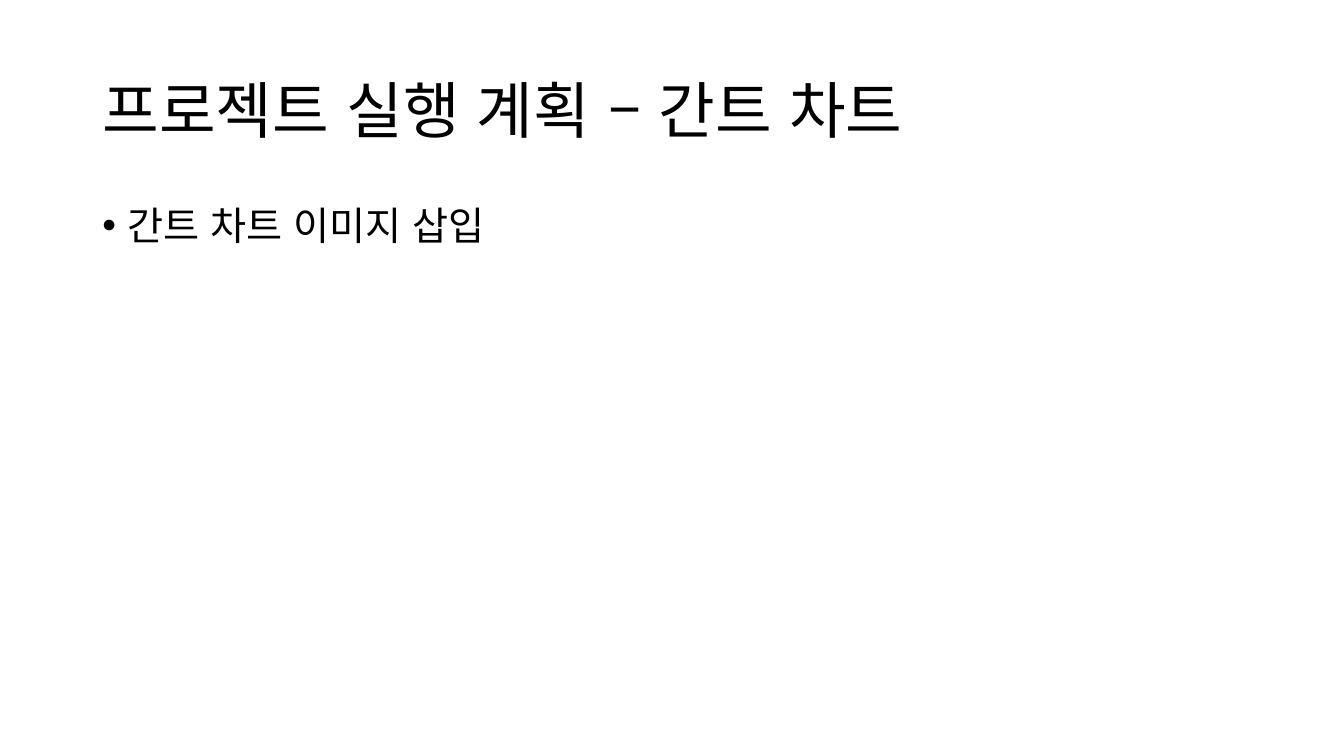
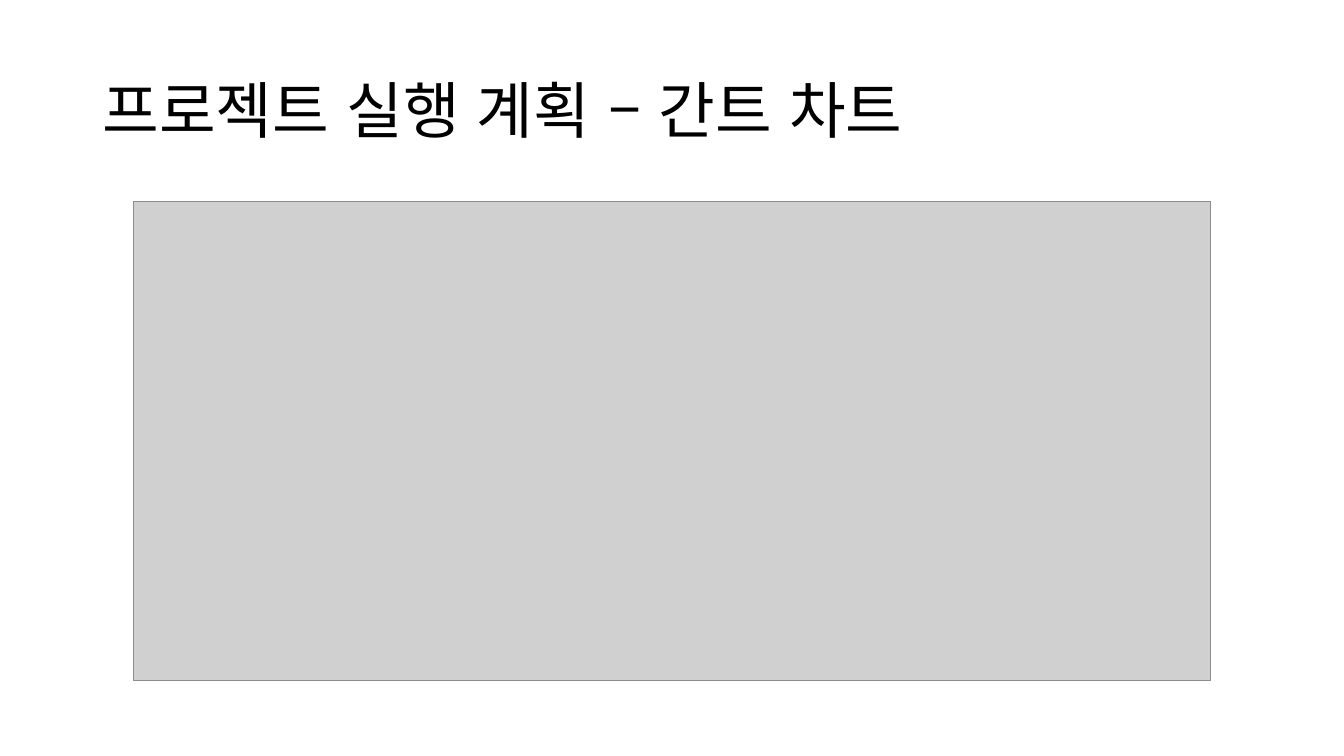
Before and after one commit to DrawGreen2021/Presentation, a slide deck: slide 10 of 팀 그릴그린 중간발표.pptx (slide 8 before the commit). Drawn at 1344x756 pixels with LibreOffice and Linux fonts; fonts in the diff are those of the drawing; grey boxes stand for pictures. Boxes give left, top, right and bottom in pixels: in the first picture for what was removed or moved away, otherwise in the second. Text is boxed around its words. In the diff, an @@ line names an element or a change of style, - is before the commit and + after.

```diff
--- a/팀 그릴그린 중간발표.pptx
+++ b/팀 그릴그린 중간발표.pptx
@@ text removed at (128,207,485,243) @@
-• 간트 차트 이미지 삽입
@@ picture added at (133,202,1211,682) @@
```
Also in this commit, not shown: 9 other slides changed, 6 slides added, 3 slides removed, 7 other files.
